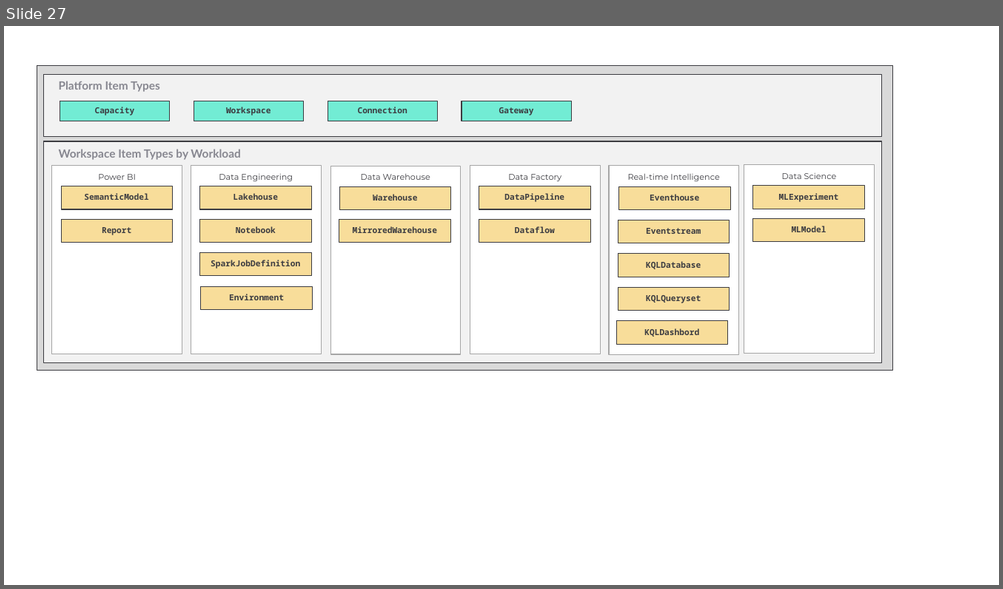
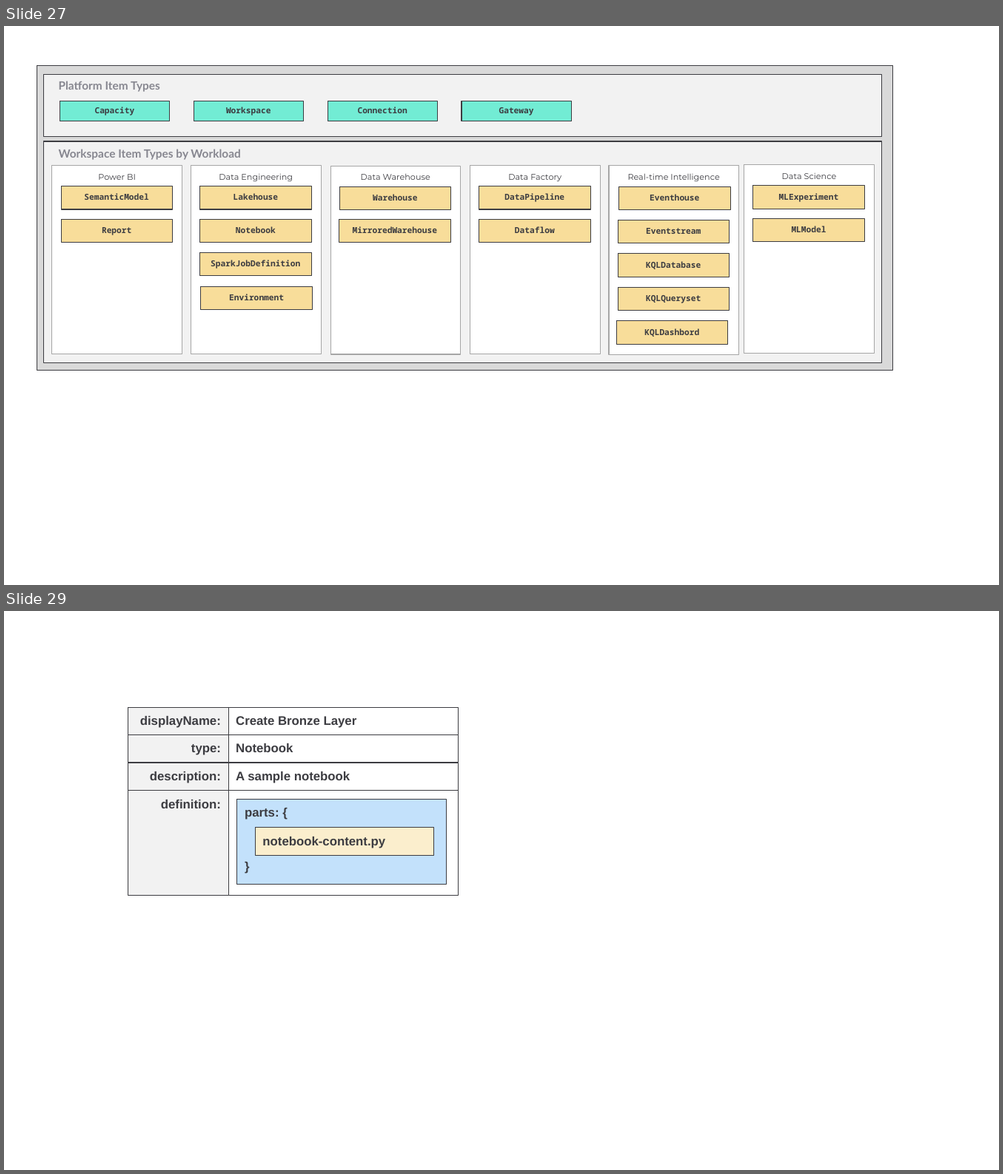
Before and after one commit to PowerBiDevCamp/Fabric-ISV-Playbook, a slide deck: Developing and Deploying Solutions with the Fabric REST API.pptx. Shown one above the other, each under a label of ours: slide 27 before the commit, slides 27 and 29 after it; the slides between them are not shown. The pictures are 1003x589 and 1003x1174 pixels, drawn with LibreOffice and Linux fonts; fonts in the diff are those of the drawing; background and template pictures are left out. Boxes give left, top, right and bottom in pixels: in the first picture for what was removed or moved away, otherwise in the second. Text is boxed around its words. In the diff, an @@ line names an element or a change of style, - is before the commit and + after.

```diff
--- a/Developing and Deploying Solutions with the Fabric REST API.pptx
+++ b/Developing and Deploying Solutions with the Fabric REST API.pptx
@@ slide 29 added at [4, 611, 999, 1170], background #FFFFFF @@
@@ rectangle added at [128, 707, 228, 735], fill #F2F2F2, outline #3C3C41 0.75 pt, 12 pt, text #3C3C41, bold @@
+displayName:
@@ rectangle added at [228, 707, 458, 735], fill #FFFFFF, outline #3C3C41 0.75 pt, 12 pt, text #3C3C41, bold @@
+Create Bronze Layer
@@ rectangle added at [128, 735, 228, 763], fill #F2F2F2, outline #3C3C41 0.75 pt, 12 pt, text #3C3C41, bold @@
+type:
@@ rectangle added at [228, 735, 458, 763], fill #FFFFFF, outline #3C3C41 0.75 pt, 12 pt, text #3C3C41, bold @@
+Notebook
@@ rectangle added at [128, 763, 228, 791], fill #F2F2F2, outline #3C3C41 0.75 pt, 12 pt, text #3C3C41, bold @@
+description:
@@ rectangle added at [228, 763, 458, 790], fill #FFFFFF, outline #3C3C41 0.75 pt, 12 pt, text #3C3C41, bold @@
+A sample notebook
@@ rectangle added at [128, 791, 228, 896], fill #F2F2F2, outline #3C3C41 0.75 pt, 12 pt, text #3C3C41, bold @@
+definition:
@@ rectangle added at [228, 791, 458, 896], fill #FFFFFF, outline #3C3C41 0.75 pt @@
@@ rectangle added at [237, 799, 446, 884], fill #C3E1FB, outline #3C3C41 0.75 pt, 12 pt, text #3C3C41, bold @@
+parts: {
+}
@@ rectangle added at [256, 827, 435, 856], fill #FBEECD, outline #3C3C41 0.75 pt, 12 pt, text #3C3C41, bold @@
+notebook-content.py
```
Also in this commit, not shown: 1 other slide added, 2 slides removed, 5 other files.
